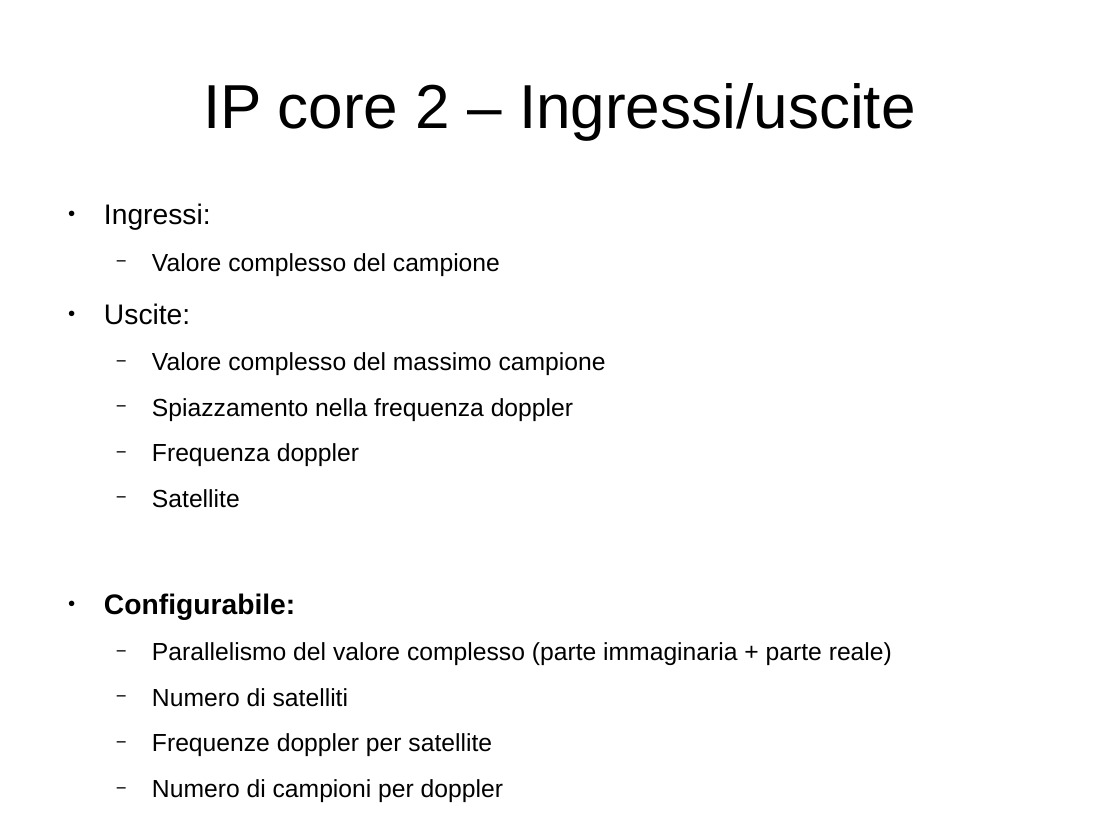
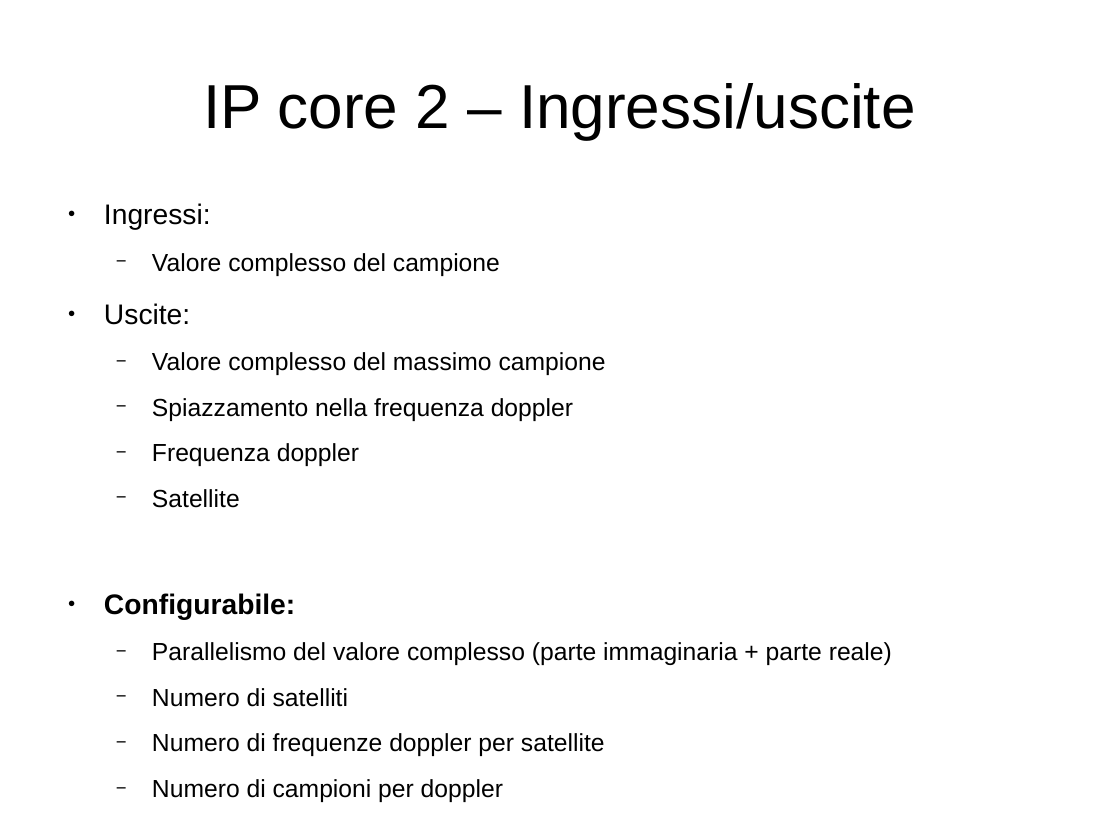
Before and after one commit to artic92/sistemi-embedded-task2, a slide deck: slide 4 of doc/presentazione.odp. Drawn at 1120x840 pixels with LibreOffice and Linux fonts; fonts in the diff are those of the drawing. Boxes give left, top, right and bottom in pixels: in the first picture for what was removed or moved away, otherwise in the second. Text is boxed around its words. In the diff, an @@ line names an element or a change of style, - is before the commit and + after.

```diff
--- a/doc/presentazione.odp
+++ b/doc/presentazione.odp
@@ text at <box>152,733,605,756</box>: text changed @@
-  − Frequenze doppler per satellite
+  − Numero di frequenze doppler per satellite
```
Also in this commit, not shown: 4 other slides changed, 2 slides added, 1 slide removed, 4 other files.
